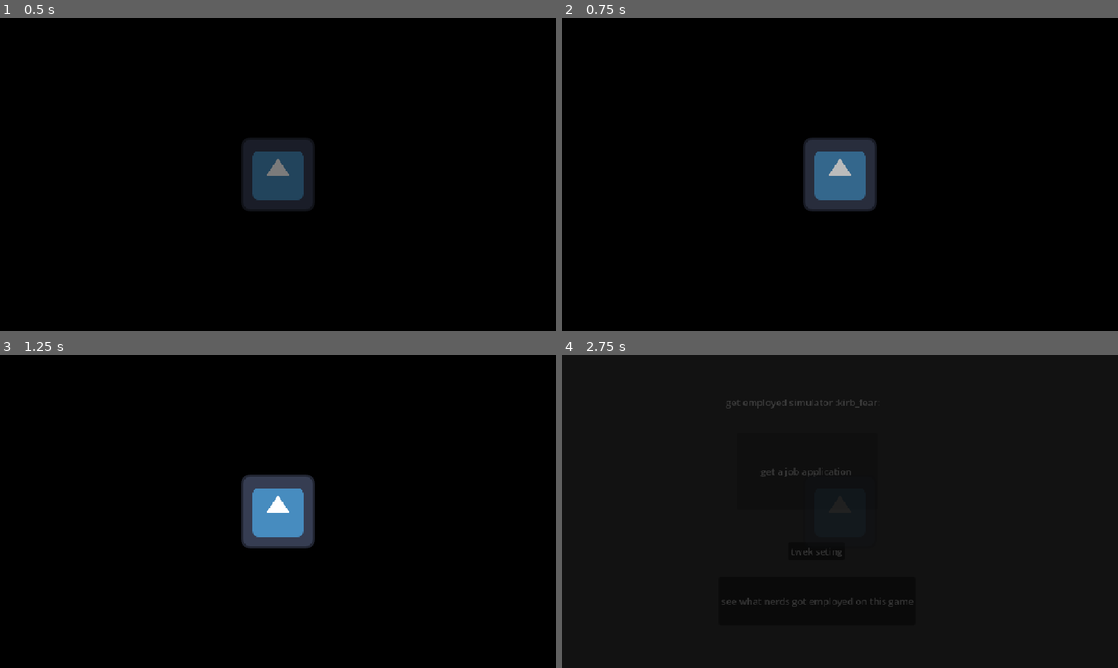
Above: before the commit, frames 1-4 (two rows, left to right).
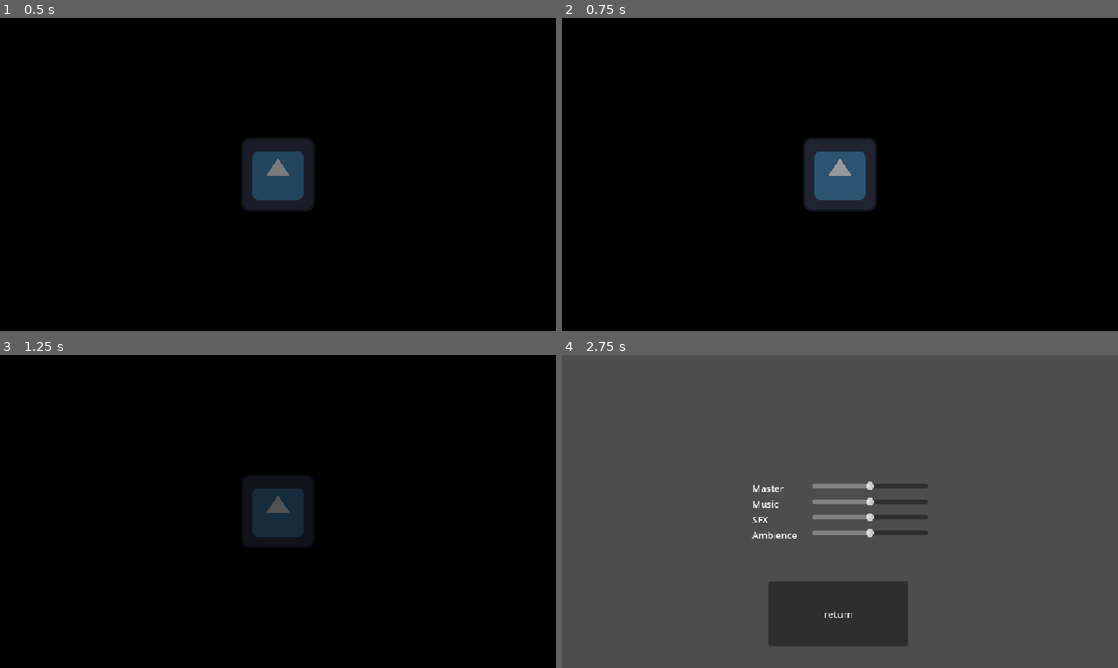
Above: after the commit, the same moments.

Repository: ygda-org/brackeys-26.2
Game: Godot game, scene res://ui/main_menu/main_menu.tscn
Same seed, same stepped clock (60 frames per second), same inputs: the game is played once before the commit and once after it. This scene is started directly instead of the project's main scene. The engine's default icon, where the game draws it, is replaced by a stand-in: a white triangle on a blue panel in a dark square. Sound files missing from this copy of the repository are replaced by a short silence.
Inputs (mouse positions are in pixels of both pictures, inside the frame that each line leads up to):
- Up to frame 1 (0.5 s): no input
- Up to frame 2 (0.75 s): click "twek seting" at 0.5 s
- Up to frame 3 (1.25 s): no input
- Up to frame 4 (2.75 s): move the mouse to (962, 495) at 1.27 s; hold D (right) 1.28-2 s; click (962, 495) at 1.35 s; click "get a job application" at 2 s

Frame 1 is identical in both runs. In frame 2, 1.4% of the frame differs, in the area x 45-55%, y 42-59%; in frame 3, 3.1%; in frame 4, 100%, in the area x 0-100%, y 0-100%.

Commit message:
menu more

Diff:
--- a/ui/main_menu/main_menu.gd
+++ b/ui/main_menu/main_menu.gd
@@ -49,3 +49,8 @@
 	fade_out(1)
 	await get_tree().create_timer(2).timeout
 	get_tree().change_scene_to_file("uid://b7hx7eym7wpfj")
+
+func _on_settings_pressed():
+	fade_out(1)
+	await get_tree().create_timer(2).timeout
+	get_tree().change_scene_to_file("uid://c81oaw6kaqufp")
--- a/ui/main_menu/main_menu.tscn
+++ b/ui/main_menu/main_menu.tscn
@@ -86,6 +86,7 @@
 script = ExtResource("1_uhj5c")
 
 [node name="Fade" type="ColorRect" parent="." unique_id=1178994610]
+self_modulate = Color(1, 1, 1, 0)
 z_index = 2
 layout_mode = 0
 offset_right = 960.0
@@ -157,3 +158,4 @@
 texture = ExtResource("3_omy8q")
 
 [connection signal="pressed" from="Menu/Play" to="." method="_on_play_pressed"]
+[connection signal="pressed" from="Menu/Settings" to="." method="_on_settings_pressed"]
--- /dev/null
+++ b/ui/main_menu/settings/settings.gd
@@ -0,0 +1,22 @@
+extends Control
+
+func _on_master_slider_value_changed(value):
+	change_bus_volume("Master", value)
+
+func _on_music_slider_value_changed(value):
+	change_bus_volume("Music", value)
+
+func _on_sfx_slider_value_changed(value):
+	change_bus_volume("SFX", value)
+
+func _on_ambience_slider_value_changed(value):
+	change_bus_volume("Ambience", value)
+
+func change_bus_volume(bus, linear_value):
+	var db_value = linear_to_db(linear_value)
+	var bus_index = AudioServer.get_bus_index(bus)
+	AudioServer.set_bus_volume_db(bus_index, db_value)
+
+
+func _on_button_pressed():
+	get_tree().change_scene_to_file("uid://chx5r6nxm8j6b")
--- /dev/null
+++ b/ui/main_menu/settings/settings.tscn
@@ -0,0 +1,77 @@
+[gd_scene format=3 uid="uid://c81oaw6kaqufp"]
+
+[ext_resource type="Script" uid="uid://3kly0sijxwkq" path="res://ui/main_menu/settings/settings.gd" id="1_7hcgd"]
+
+[node name="Settings" type="Control" unique_id=850807099]
+layout_mode = 3
+anchors_preset = 15
+anchor_right = 1.0
+anchor_bottom = 1.0
+grow_horizontal = 2
+grow_vertical = 2
+script = ExtResource("1_7hcgd")
+
+[node name="VolumeGrid" type="GridContainer" parent="." unique_id=321013457]
+layout_mode = 0
+offset_left = 328.0
+offset_top = 218.0
+offset_right = 632.0
+offset_bottom = 322.0
+columns = 2
+
+[node name="MasterLabel" type="Label" parent="VolumeGrid" unique_id=731952824]
+custom_minimum_size = Vector2(100, 0)
+layout_mode = 2
+text = "Master"
+
+[node name="MasterSlider" type="HSlider" parent="VolumeGrid" unique_id=1335625402]
+custom_minimum_size = Vector2(200, 0)
+layout_mode = 2
+max_value = 1.0
+step = 0.05
+value = 0.5
+
+[node name="MusicLabel" type="Label" parent="VolumeGrid" unique_id=783592969]
+layout_mode = 2
+text = "Music"
+
+[node name="MusicSlider" type="HSlider" parent="VolumeGrid" unique_id=34257513]
+layout_mode = 2
+max_value = 1.0
+step = 0.05
+value = 0.5
+
+[node name="SFXLabel" type="Label" parent="VolumeGrid" unique_id=789676641]
+layout_mode = 2
+text = "SFX"
+
+[node name="SFXSlider" type="HSlider" parent="VolumeGrid" unique_id=155119281]
+layout_mode = 2
+max_value = 1.0
+step = 0.05
+value = 0.5
+
+[node name="AmbienceLabel" type="Label" parent="VolumeGrid" unique_id=1828810180]
+layout_mode = 2
+text = "Ambience"
+
+[node name="AmbienceSlider" type="HSlider" parent="VolumeGrid" unique_id=1618474138]
+layout_mode = 2
+max_value = 1.0
+step = 0.05
+value = 0.5
+
+[node name="Button" type="Button" parent="." unique_id=1101465078]
+layout_mode = 0
+offset_left = 357.0
+offset_top = 391.0
+offset_right = 597.0
+offset_bottom = 502.0
+text = "return
+"
+
+[connection signal="value_changed" from="VolumeGrid/MasterSlider" to="." method="_on_master_slider_value_changed"]
+[connection signal="value_changed" from="VolumeGrid/MusicSlider" to="." method="_on_music_slider_value_changed"]
+[connection signal="value_changed" from="VolumeGrid/SFXSlider" to="." method="_on_sfx_slider_value_changed"]
+[connection signal="value_changed" from="VolumeGrid/AmbienceSlider" to="." method="_on_ambience_slider_value_changed"]
+[connection signal="pressed" from="Button" to="." method="_on_button_pressed"]
Not shown, added: ui/main_menu/settings/settings.gd.uid
